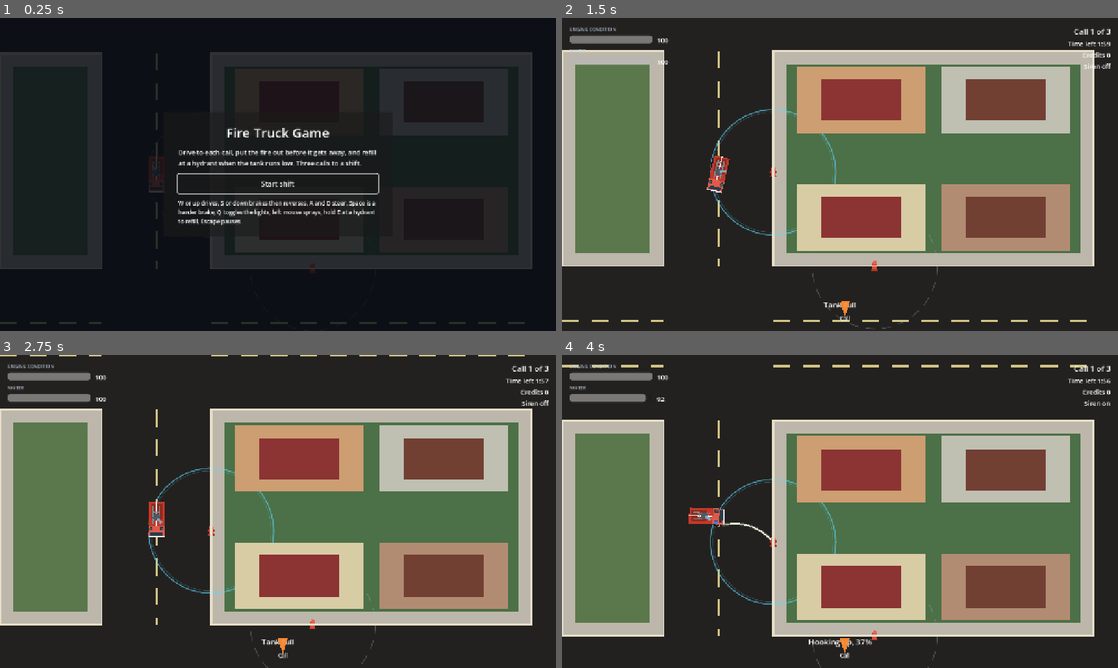
Above: before the commit, frames 1-4 (two rows, left to right).
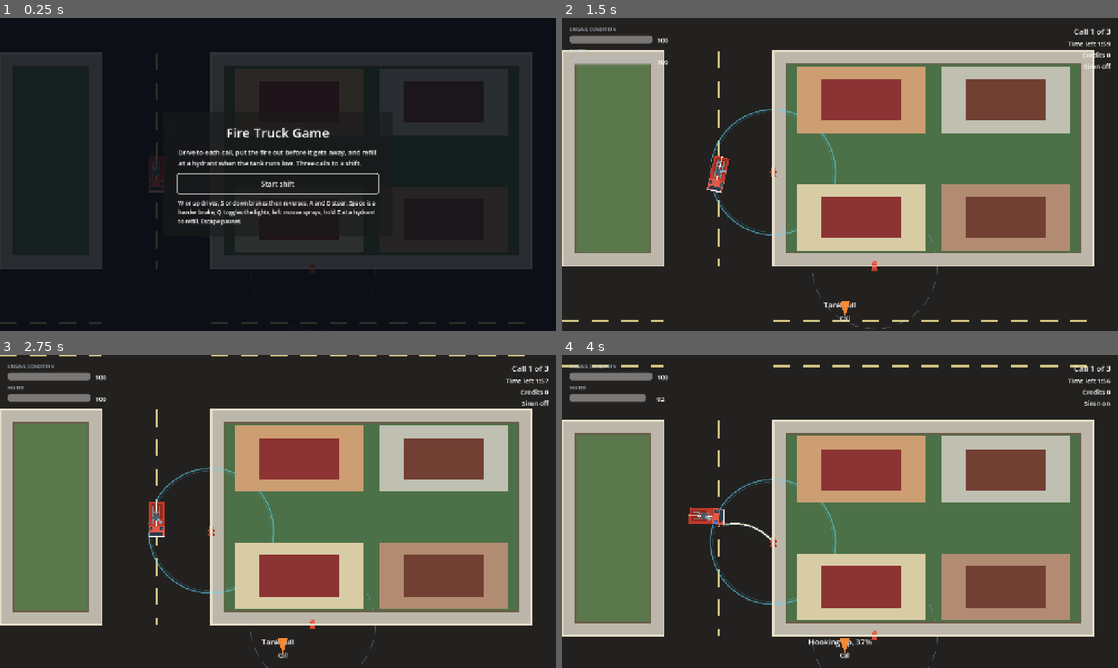
Above: after the commit, the same moments.

Repository: jbone707/firetruckgame
Game: Godot game, scene res://scenes/Main.tscn
Same seed, same stepped clock (60 frames per second), same inputs: the game is played once before the commit and once after it.
Inputs (mouse positions are in pixels of both pictures, inside the frame that each line leads up to):
- Up to frame 1 (0.25 s): no input
- Up to frame 2 (1.5 s): click "Start shift" at 0.5 s; tap Enter at 1.25 s; move the mouse to (962, 158) at 1.27 s; hold D (steer_right) from 1.28 s (still down); hold W (drive_throttle) from 1.28 s (still down)
- Up to frame 3 (2.75 s): move the mouse to (166, 527) at 2.02 s; release D (steer_right) at 2.03 s; release W (drive_throttle) at 2.03 s; hold S (drive_brake) from 2.03 s (still down); tap R (return_to_station) at 2.1 s
- Up to frame 4 (4 s): move the mouse to (895, 442) at 2.77 s; release S (drive_brake) at 2.78 s; press the mouse at (895, 442) at 2.78 s; hold D (steer_right) 2.78-3.53 s; move the mouse to (812, 574) at 3.52 s; release the mouse at (812, 574) at 3.53 s; hold E (hydrant_hookup) from 3.53 s (still down); tap Q (toggle_siren) at 3.6 s

The runs differ from the first frame. In frame 2, 1.1% of the frame differs, in the area x 2-94%, y 14-76%; in frame 3, 1.6%, in the area x 2-94%, y 21-83%; in frame 4, 1.6%.

Commit message:
Part 2: driveable sidewalks
The block's collision polygon is the garden rectangle now, not the whole block,
so the 34 unit concrete band around every block is drivable ground. Mounting the
kerb to get round something, or to pull level with a hydrant, is allowed and
costs nothing: no speed penalty and no damage in this build.

What is still solid is the garden behind the fence, on the same world_lot layer
as before, and the houses on it on world_static. The layer split from last
milestone stands untouched: the stream still passes over a lot and is still
stopped by a house, which is what keeps every fire reachable from its street.

A fence line is now drawn on the garden boundary. Without it the kerb would be
the only edge drawn on a block, and the kerb is no longer where anything stops:
the player would have had to discover the real edge by hitting it.

Draw order gains Z_FENCE at 5, between the kerb and the buildings, pushing
building body, roof, label and marker up one each.

The empty-lot check was rewritten rather than merely renumbered. It measured the
truck's centre against the kerb, and with a drivable sidewalk that assertion
still passed, for the wrong reason: the centre stops at 529, short of the 540
kerb, because the NOSE is against the fence. It now measures at the bumper and
makes two claims instead of one: the nose must cross the kerb at 540, proving
the sidewalk is drivable, and must stop at the fence at 574. Measured: 574.0
exactly, centre 529.0.

Proven by deliberate failure: putting the collision polygon back to the whole
block stops the nose dead on 540.0, the kerb-mounting check FAILs, and the
runner exits 1.

Verified: run_tests.gd 41 methods, 373 assertions, exit 0, the loader test
included; run_physics_tests.gd 54 checks, exit 0.

Co-Authored-By: Claude Opus 5 <noreply@anthropic.com>

Diff:
--- a/scripts/MapBuilder.gd
+++ b/scripts/MapBuilder.gd
@@ -2,16 +2,17 @@
 class_name MapBuilder
 ## Constructs the playable scene from a MapDefinition (handoff §7, §8).
 ##
-## Roads, street name labels and hydrant/incident markers are purely visual and
-## carry no collision shape at all. Buildings and the four map-edge walls get
-## collision on physics layer 1 ("world_static"), mask 0, which both stops the
-## truck and blocks the water stream. Blocks, the filled land between the roads,
-## get collision on layer 5 ("world_lot"): solid to the truck, transparent to
-## the stream. Clean retro-inspired shapes, built-in drawing (Polygon2D/Line2D)
-## and built-in fonts only, no external assets.
+## Roads, sidewalks, street name labels and hydrant/incident markers are purely
+## visual and carry no collision shape at all. Buildings and the four map-edge
+## walls get collision on physics layer 1 ("world_static"), mask 0, which both
+## stops the truck and blocks the water stream. A block's GARDEN, the part
+## behind the fence, gets collision on layer 5 ("world_lot"): solid to the truck,
+## transparent to the stream. Clean retro-inspired shapes, built-in drawing
+## (Polygon2D/Line2D) and built-in fonts only, no external assets.
 ##
-## The whole map is therefore tiled: road pavement, or block. Nothing between
-## the two is drivable.
+## Drivable: road, and the sidewalk band around every block. Not drivable: the
+## gardens inside the fences, and the houses on them. The kerb is a line the
+## player can cross; the fence is the one they cannot.
 
 ## Warm, near-black asphalt (Part 2). Every road, and every junction where two
 ## roads cross, is filled with this exact colour and nothing else, which is
@@ -41,16 +42,21 @@
 const KERB_WIDTH: float = 5.0
 const CENTERLINE_WIDTH: float = 6.0
 
+## The garden fence: where a block stops being drivable. Since sidewalks became
+## drivable this, and not the kerb, is the edge that stops the truck.
+const FENCE_WIDTH: float = 4.0
+const FENCE_COLOR: Color = Color(0.42, 0.36, 0.28, 0.95)
+
 ## Dash pattern for the centreline, world units along the road.
 const DASH_LENGTH: float = 44.0
 const DASH_GAP: float = 32.0
 
-## The physics layer everything that is not a building sits on inside a block:
-## sidewalk, garden, fence, kerb. It stops the truck, exactly as a building
-## does, but it is deliberately absent from WaterSystem's stream mask, because a
-## stream clears a fence and a front lawn and does not clear a house. Without
-## that split, filling the blocks in would have made every fire on the map
-## unreachable from the street it faces.
+## The physics layer a block's garden sits on, behind its fence. It stops the
+## truck, exactly as a building does, but it is deliberately absent from
+## WaterSystem's stream mask, because a stream clears a fence and a front lawn
+## and does not clear a house. Without that split, filling the blocks in would
+## have made every fire on the map unreachable from the street it faces. That
+## decision stands; only the sidewalk came back out of it.
 const LOT_LAYER: int = 0b10000  # layer 5, world_lot
 const ROOF_INSET_SCALE: float = 0.62
 const WALL_THICKNESS: float = 40.0
@@ -64,16 +70,18 @@
 ## resolves to concrete, not tarmac; the kerb is drawn last of the ground
 ## layers so it sits cleanly on top of that seam, which is the one edge in
 ## the whole scene that is *supposed* to show, being the line between
-## drivable and not.
+## drivable and not. The fence, one step above it, is where collision actually
+## begins now that the sidewalk is drivable.
 const Z_ROAD: int = 0
 const Z_ROAD_MARKING: int = 1
 const Z_SIDEWALK: int = 2
 const Z_YARD: int = 3
 const Z_KERB: int = 4
-const Z_BUILDING_BODY: int = 5
-const Z_BUILDING_ROOF: int = 6
-const Z_LABEL: int = 7
-const Z_MARKER: int = 8
+const Z_FENCE: int = 5
+const Z_BUILDING_BODY: int = 6
+const Z_BUILDING_ROOF: int = 7
+const Z_LABEL: int = 8
+const Z_MARKER: int = 9
 
 var _definition: MapDefinition = null
 
@@ -371,14 +379,38 @@
 	kerb.z_index = Z_KERB
 	parent.add_child(kerb)
 
+	# Collision stops at the garden fence, not at the kerb. The sidewalk band is
+	# drivable ground: mounting the kerb to get round something, or to pull up
+	# level with a hydrant, is allowed and costs nothing in this build. What is
+	# still solid is the garden behind the fence, and the houses on it.
+	if yard_rect.size.x <= 0.0 or yard_rect.size.y <= 0.0:
+		return
+
+	_build_fence(parent, block_id, yard_rect)
+
 	var body := StaticBody2D.new()
 	body.name = "Lot_%s" % block_id
 	body.collision_layer = LOT_LAYER
 	body.collision_mask = 0
 	var shape := CollisionPolygon2D.new()
-	shape.polygon = _rect_polygon(rect)
+	shape.polygon = _rect_polygon(yard_rect)
 	body.add_child(shape)
 	parent.add_child(body)
+
+
+## The line the truck will actually be stopped at, drawn so it is a line the
+## player can see rather than one they discover. Since Part 2 of this milestone
+## the kerb is no longer where collision begins, so the kerb alone would be a
+## misleading edge to leave as the only one.
+func _build_fence(parent: Node2D, block_id: String, yard_rect: Rect2) -> void:
+	var fence := Line2D.new()
+	fence.name = "Fence_%s" % block_id
+	fence.points = _rect_polygon(yard_rect)
+	fence.closed = true
+	fence.width = FENCE_WIDTH
+	fence.default_color = FENCE_COLOR
+	fence.z_index = Z_FENCE
+	parent.add_child(fence)
 
 
 func _rect_polygon(rect: Rect2) -> PackedVector2Array:
--- a/tests/run_physics_tests.gd
+++ b/tests/run_physics_tests.gd
@@ -476,17 +476,30 @@
 		await physics_frame
 		deepest_x = maxf(deepest_x, truck.global_position.x)
 
-	# The truck is 90 long, so its centre stops about 45 short of the kerb it is
-	# pressed against. Anything past the kerb line means it drove onto the lot.
+	# Measured at the bumper, not the centre: the truck is 90 long and pointing
+	# due east, so its nose is 45 ahead of its own position.
+	var deepest_nose: float = deepest_x + truck.get_collision_half_extents().x
+	var kerb: float = lot.position.x
+	var fence: float = kerb + MapBuilder.SIDEWALK_WIDTH
+
 	_check(
 		deepest_x > start_x + 20.0,
 		"the truck actually set off toward the lot (reached x %.1f from %.1f)"
 			% [deepest_x, start_x]
 	)
-	_check(
-		deepest_x < lot.position.x,
-		"four seconds of throttle at an empty lot never crosses its kerb"
-			+ " (deepest x %.1f, kerb at %.1f)" % [deepest_x, lot.position.x]
+
+	# Since sidewalks became drivable the kerb is no longer where this stops.
+	# Mounting it is allowed and free; the garden fence 34 units further in is
+	# the edge that holds.
+	_check(
+		deepest_nose > kerb,
+		"the truck can mount the kerb onto the sidewalk (nose reached %.1f, kerb at %.1f)"
+			% [deepest_nose, kerb]
+	)
+	_check(
+		deepest_nose <= fence + 1.0,
+		"four seconds of throttle at an empty lot stops at the garden fence"
+			+ " (nose %.1f, fence at %.1f, centre %.1f)" % [deepest_nose, fence, deepest_x]
 	)
 
 	main.queue_free()
